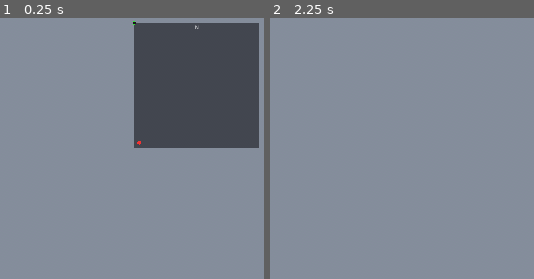
Above: before the commit, frames 1-2 (left to right).
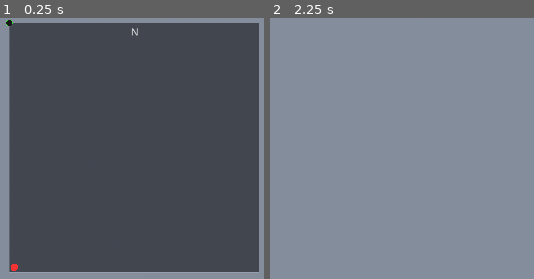
Above: after the commit, the same moments.

Repository: daruigh-wq/ride-sim-world
Game: Godot game, scene res://Main.tscn
The game is run twice, just before and just after one commit, with the same random seed, the same clock (stepped at 60 frames per second) and the same inputs.
Inputs:
- Up to frame 1 (0.25 s): no input
- Up to frame 2 (2.25 s): tap Enter at 0.5, 2 s; tap M at 0.6, 1.35, 2.1 s; tap Space at 0.77, 1.25, 1.52 s

The runs differ from the first frame. In frame 1, 68% of the frame differs, in the area x 2-99%, y 0-98%; in frame 2, nothing differs.
Error before the commit: Trying to assign value of type 'Nil' to a variable of type 'Dictionary'. (res://Main.gd:87)
Error after the commit: Trying to assign value of type 'Nil' to a variable of type 'Dictionary'. (res://Main.gd:97)

Commit message:
Godot world: fix camera flip, map↔world sync, demo gating, bigger minimap
- Camera: damped look-heading (cam_yaw_rate_deg) so dead-end/switchback
  reversals pan smoothly instead of doing a 360° forward flip; also tames
  jaggy yaw on coarse polylines. Camera position/horizon-lock unchanged.
- Sync: _rescale_distance() rescales the route's cumulative d back to the
  source length after resample+smooth (which corner-cut ~165 m on the SF
  route). ride_sim drives an absolute distance_m on the source length, so
  this stops the map marker and the 3D position from diverging at curves.
- Telemetry gating: wait_for_telemetry holds at the start line until
  ride_sim's first packet (no phantom demo advance / snap-back).
- Minimap: bigger default (480) with line/marker weights that scale to size.

Co-Authored-By: Claude Opus 4.8 <noreply@anthropic.com>

Diff:
--- a/godot/Main.gd
+++ b/godot/Main.gd
@@ -14,11 +14,17 @@
 # Keys: SPACE pause/resume demo, +/- demo speed, ESC quit.
 
 @export var udp_port: int = 5005
+@export var wait_for_telemetry: bool = true  # hold at the start line until ride_sim's
+										 # first packet (no phantom demo advance / snap-
+										 # back). Untick for standalone route preview.
 @export var demo_speed: float = 6.7      # m/s (~15 mph) when no telemetry
 @export var look_ahead_m: float = 25.0   # camera aims this far down-route
 @export var aim_height: float = 0.5      # look-target height above road
 @export var cam_back_m: float = 8.0      # camera trails this far behind the rider
 @export var cam_height: float = 5.0      # camera height above road (chase view)
+@export var cam_yaw_rate_deg: float = 120.0  # max camera turn rate (deg/s); damps the
+										 # heading so sharp route reversals (dead-end
+										 # out-and-backs) pan smoothly instead of flipping
 @export var road_width: float = 8.0
 @export var road_lift: float = 0.5       # sit road just above terrain; finer
 										 # (~11 m) bake means no 5 m floating hack
@@ -37,7 +43,7 @@
 @export var route_smooth: int = 3        # centerline moving-average radius (pts);
 										 # smooths GPS jitter / stop-light loops. 0 = off
 @export var show_minimap: bool = true    # north-up route map overlay (toggle: M)
-@export var minimap_size: int = 300      # minimap square size in px
+@export var minimap_size: int = 480      # minimap square size in px
 @export var show_avatar: bool = true     # rider marker following the path
 @export var avatar_scale: float = 1.0    # scale the rider (bump up for the drone view)
 @export var show_ghost: bool = true      # ghost rider (different glow color)
@@ -60,6 +66,7 @@
 var cur_speed: float = 0.0
 var paused := false
 var seg_i := 0             # cached segment index for distance lookup
+var cam_fwd := Vector2.ZERO   # damped camera heading (world x,z); 0 until first frame
 
 var udp := PacketPeerUDP.new()
 var cam: Camera3D
@@ -78,7 +85,10 @@
 	_build_minimap()
 	_build_avatar()
 	if udp.bind(udp_port) == OK:
-		print("listening for ride_sim telemetry on udp:%d" % udp_port)
+		if wait_for_telemetry:
+			print("listening on udp:%d — holding at start until ride_sim connects (untick wait_for_telemetry for standalone demo)" % udp_port)
+		else:
+			print("listening for ride_sim telemetry on udp:%d (standalone demo running)" % udp_port)
 	else:
 		push_warning("could not bind udp:%d — demo mode only" % udp_port)
 
@@ -96,6 +106,7 @@
 	var route: Dictionary = JSON.parse_string(FileAccess.get_file_as_string("res://data/route.json"))
 	pts = route.points
 	route_len = float(route.length_m)
+	var src_len := route_len   # ride_sim drives an ABSOLUTE distance_m on THIS length
 	# Un-mirror: mapping ENU East->+X / North->+Z into Godot's axes is a reflection
 	# (flips chirality, so right turns render as left bends). Negate East here, and
 	# matching negations in _build_terrain/_terrain_y/_build_features, so the whole
@@ -104,7 +115,24 @@
 		pts[i]["x"] = -float(pts[i].x)
 	_resample_route(resample_m)
 	_smooth_route(route_smooth)
+	_rescale_distance(src_len)
 	print("route %.2f km, terrain %d x %d cells, %d pts" % [route_len / 1000.0, gw, gh, pts.size()])
+
+
+# Resample + smooth can corner-cut and shorten the path (smoothing the SF route
+# loses ~165 m at the crooked block). ride_sim drives an absolute distance_m
+# defined on the ORIGINAL route length, so on the shortened route the map marker
+# and the world position diverge — worst exactly at the curves the smoothing cut.
+# Rescale cumulative d back to the source length. Linear scale → demo speed stays
+# uniform; position(distance_m) now tracks ride_sim's GPS map.
+func _rescale_distance(target_len: float) -> void:
+	var n := pts.size()
+	if n < 2 or route_len <= 0.0 or target_len <= 0.0:
+		return
+	var k := target_len / route_len
+	for i in range(n):
+		pts[i]["d"] = float(pts[i].d) * k
+	route_len = target_len
 
 
 # Resample the centerline to ~uniform `spacing` m (arc-length walk + linear interp).
@@ -556,7 +584,7 @@
 	cam.far = 12000.0
 	add_child(cam)
 	cam.make_current()
-	_update_camera(0.0)
+	_update_camera(0.0, 0.0)
 
 
 func _build_minimap() -> void:
@@ -688,7 +716,7 @@
 	return acc / float(steps + 1) + road_lift
 
 
-func _update_camera(d: float) -> void:
+func _update_camera(d: float, delta: float) -> void:
 	# Horizon-locked chase view: position plumb-locked to the (smoothed) track,
 	# steered by yaw. Camera height AND aim height share one smoothed ground value,
 	# so the pitch is constant — no terrain-induced bobbing — while the camera
@@ -697,8 +725,27 @@
 	var ahead := _pos_xz_at(d + look_ahead_m)
 	var ground := _smooth_ground(d)
 	cam.global_position = Vector3(behind.x, ground + cam_height, behind.z)
-	var target := Vector3(ahead.x, ground + aim_height, ahead.z)
-	if absf(behind.x - ahead.x) + absf(behind.z - ahead.z) > 0.1:
+
+	# Damped look heading: rate-limit how fast the aim direction turns. Aiming
+	# straight at a far look-ahead point makes the camera somersault where the
+	# route reverses (dead-end out-and-back): the target lands behind the camera
+	# and the aim vector swings through a degenerate pose. Slewing the heading at
+	# cam_yaw_rate_deg makes such reversals pan smoothly, and also removes the
+	# jaggy yaw on coarse polylines.
+	var des := Vector2(ahead.x - behind.x, ahead.z - behind.z)
+	if des.length() > 0.05:
+		des = des.normalized()
+		if cam_fwd == Vector2.ZERO:
+			cam_fwd = des
+		else:
+			var step := clampf(cam_fwd.angle_to(des),
+					-deg_to_rad(cam_yaw_rate_deg) * delta,
+					 deg_to_rad(cam_yaw_rate_deg) * delta)
+			cam_fwd = cam_fwd.rotated(step).normalized()
+	if cam_fwd != Vector2.ZERO:
+		var aim_dist := cam_back_m + look_ahead_m
+		var target := Vector3(behind.x + cam_fwd.x * aim_dist, ground + aim_height,
+							   behind.z + cam_fwd.y * aim_dist)
 		cam.look_at(target, Vector3.UP)
 
 
@@ -715,13 +762,15 @@
 
 	if live:
 		dist += cur_speed * delta          # dead-reckon between packets
-	elif not paused:
-		dist += demo_speed * delta
+	elif paused or wait_for_telemetry:
+		pass                                # hold at the start until ride_sim connects
+	else:
+		dist += demo_speed * delta         # standalone demo auto-advance
 
 	if dist >= route_len:
 		dist = 0.0                          # loop the demo
 		seg_i = 0
-	_update_camera(dist)
+	_update_camera(dist, delta)
 	_update_avatar(dist)
 
 	if minimap != null and minimap_layer.visible:
@@ -793,7 +842,7 @@
 		var h := Vector2(hx, -hz)            # same vertical flip as _w2p
 		head_px = pos_px
 		if h.length() > 0.0001:
-			head_px = pos_px + h.normalized() * 12.0
+			head_px = pos_px + h.normalized() * maxf(12.0, msize.x / 22.0)
 		has_pos = true
 		if pos_px.distance_to(_last_px) > 1.5:
 			_last_px = pos_px
@@ -802,13 +851,15 @@
 	func _draw() -> void:
 		draw_rect(Rect2(Vector2.ZERO, msize), Color(0.05, 0.05, 0.07, 0.55))
 		draw_rect(Rect2(Vector2.ZERO, msize), Color(1, 1, 1, 0.15), false, 1.0)
+		# scale line/marker weights with map size so a big minimap stays legible
+		var s := maxf(1.0, msize.x / 300.0)
 		if route_px.size() > 1:
-			draw_polyline(route_px, Color(0.95, 0.82, 0.15), 1.5)
-		draw_circle(start_px, 4.0, Color(0.2, 0.9, 0.2))
-		draw_circle(end_px, 3.5, Color(0.1, 0.1, 0.1))
+			draw_polyline(route_px, Color(0.95, 0.82, 0.15), 1.5 * s)
+		draw_circle(start_px, 4.0 * s, Color(0.2, 0.9, 0.2))
+		draw_circle(end_px, 3.5 * s, Color(0.1, 0.1, 0.1))
 		if has_pos:
 			if head_px != pos_px:
-				draw_line(pos_px, head_px, Color(1, 1, 1, 0.9), 2.0)
-			draw_circle(pos_px, 4.5, Color(0.95, 0.2, 0.2))
-		draw_string(ThemeDB.fallback_font, Vector2(msize.x * 0.5 - 4.0, 15.0), "N",
-				HORIZONTAL_ALIGNMENT_LEFT, -1, 12, Color(1, 1, 1, 0.7))
+				draw_line(pos_px, head_px, Color(1, 1, 1, 0.9), 2.0 * s)
+			draw_circle(pos_px, 4.5 * s, Color(0.95, 0.2, 0.2))
+		draw_string(ThemeDB.fallback_font, Vector2(msize.x * 0.5 - 4.0 * s, 15.0 * s), "N",
+				HORIZONTAL_ALIGNMENT_LEFT, -1, int(12 * s), Color(1, 1, 1, 0.7))
--- a/godot/Main.tscn
+++ b/godot/Main.tscn
@@ -1,6 +1,10 @@
-[gd_scene load_steps=2 format=3 uid="uid://b0ridesimworld01"]
+[gd_scene format=3 uid="uid://b5pdj0hayl1xs"]
 
-[ext_resource type="Script" path="res://Main.gd" id="1"]
+[ext_resource type="Script" uid="uid://b37sn65gbff0i" path="res://Main.gd" id="1"]
 
-[node name="Main" type="Node3D"]
+[node name="Main" type="Node3D" unique_id=1301346264]
 script = ExtResource("1")
+demo_speed = 30.0
+cam_back_m = 4.0
+cam_height = 4.0
+minimap_size = 600
